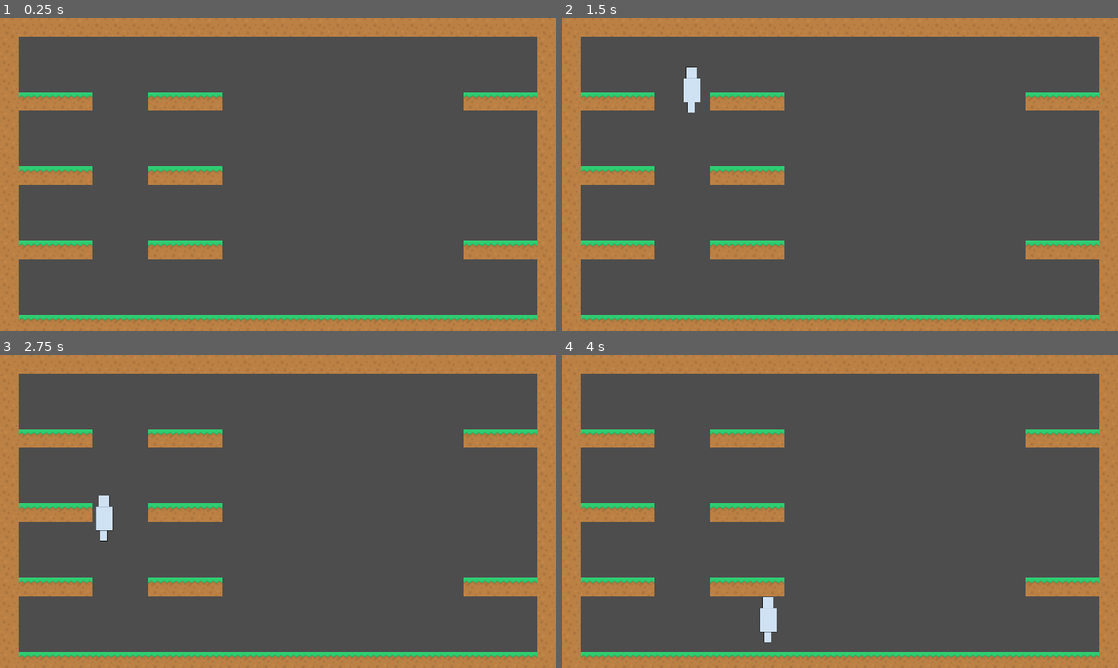
Above: before the commit, frames 1-4 (two rows, left to right).
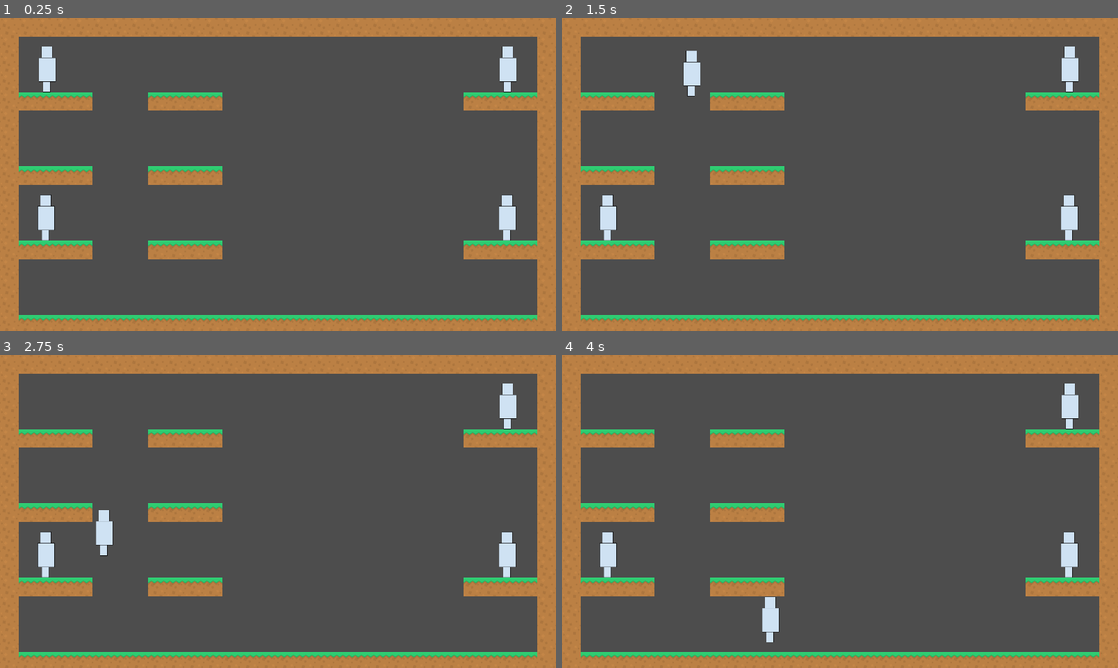
Above: after the commit, the same moments.

Repository: the-g-force/GGJ24
Game: Godot game, scene res://world/world.tscn
The game is run twice, just before and just after one commit, with the same random seed, the same clock (stepped at 60 frames per second) and the same inputs.
Inputs:
- Up to frame 1 (0.25 s): no input
- Up to frame 2 (1.5 s): tap Enter at 0.5 s; hold Space 0.53-1.28 s; hold D from 0.53 s (still down); tap Z at 1.35 s
- Up to frame 3 (2.75 s): tap Space at 1.52, 1.55, 1.82 s; release D at 2.03 s; hold A from 2.03 s (still down); hold Space from 2.03 s (still down)
- Up to frame 4 (4 s): release A at 2.78 s; release Space at 2.78 s; hold D from 2.78 s (still down); tap Z at 2.85 s; tap Space at 3.02, 3.05, 3.32 s; hold Space from 3.53 s (still down)

The runs differ from the first frame. In frame 1, 1.4% of the frame differs, in the area x 6-93%, y 9-72%; in frame 2, 1.4%; in frame 3, 1.4%; in frame 4, 1.2%.

Commit message:
Expect number of players to be set externally

Diff:
--- a/project/world/world.gd
+++ b/project/world/world.gd
@@ -1,23 +1,14 @@
 extends Node2D
 
-const MAX_PLAYER_INDEX := 3
+@export var players := 4
 
 var _players_joined : Array[int] = []
 
 @onready var _spawn_point_parent := $SpawnPoints
 
-func _input(event:InputEvent)->void:
-	if event is InputEventKey\
-		and event.is_pressed()\
-		and event.keycode == KEY_SPACE\
-		and not _players_joined.has(0):
-		_add_player(0)
-
-	if event is InputEventJoypadButton and event.is_pressed():
-		var player_index := event.device
-		if player_index <= MAX_PLAYER_INDEX \
-			and not _players_joined.has(player_index):
-			_add_player(player_index)
+func _ready():
+	for i in players:
+		_add_player(i)
 
 
 func _add_player(id:int)->void:
